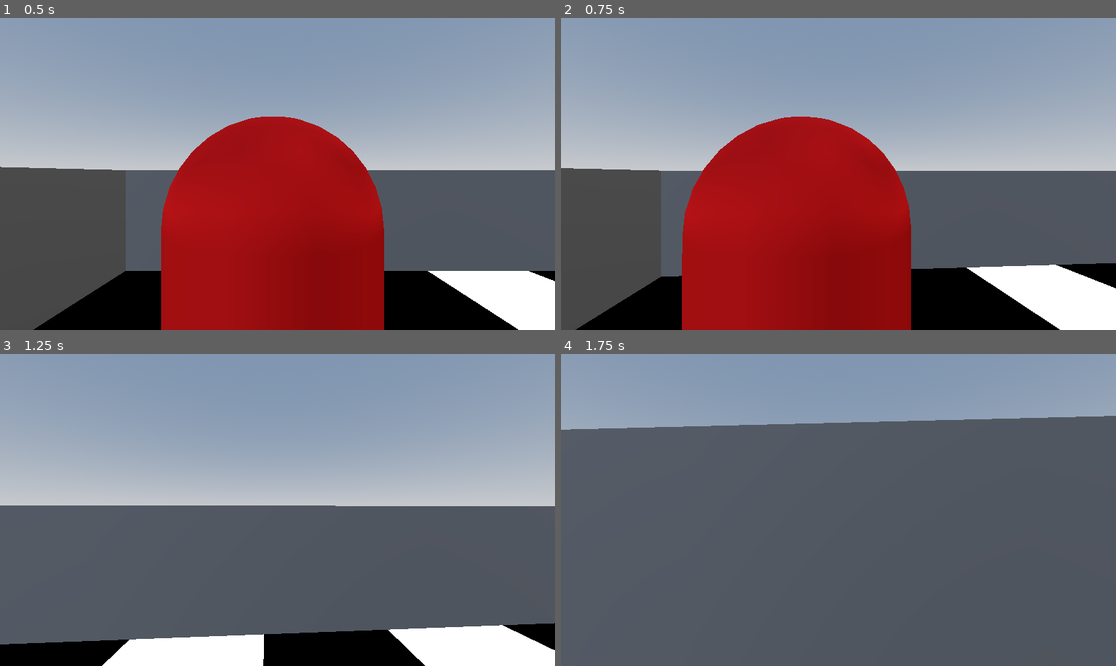
Above: before the commit, frames 1-4 (two rows, left to right).
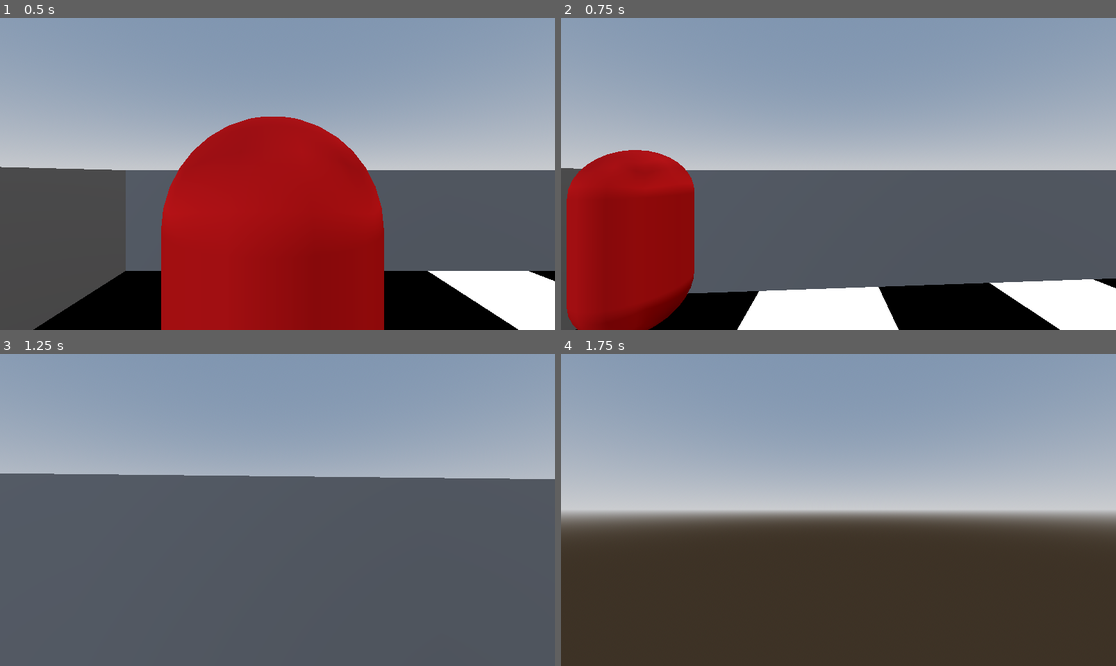
Above: after the commit, the same moments.

Repository: MarGamaDev/wolfenlike
Game: Godot game, scene res://game_manager.tscn
Same seed, same stepped clock (60 frames per second), same inputs: the game is played once before the commit and once after it. This scene is started directly instead of the project's main scene.
Inputs (mouse positions are in pixels of both pictures, inside the frame that each line leads up to):
- Up to frame 1 (0.5 s): no input
- Up to frame 2 (0.75 s): tap Enter at 0.5 s; move the mouse to (866, 174) at 0.52 s; hold W (player_forward) from 0.53 s (still down); tap Space (space) at 0.6 s
- Up to frame 3 (1.25 s): keep holding W (player_forward)
- Up to frame 4 (1.75 s): keep holding W (player_forward); move the mouse to (810, 510) at 1.27 s; click (810, 510) at 1.35 s; tap Space (space) at 1.55 s

Frame 1 is identical in both runs. In frame 2, 38% of the frame differs, in the area x 1-100%, y 31-100%; in frame 3, 20%; in frame 4, 77%, in the area x 0-100%, y 19-100%.

Commit message:
couple changes + death screen

Diff:
--- a/Enemies/enemy forms/enemy_pawn.gd
+++ b/Enemies/enemy forms/enemy_pawn.gd
@@ -5,10 +5,6 @@
 func _ready() -> void:
 	#super()
 	swipe_collider.process_mode = Node.PROCESS_MODE_DISABLED
-
-func initialize(set_player : Player):
-	super(set_player)
-	nav_agent = $NavigationAgent3D
 
 #returns the now occupied spaces
 func decide_next_move(player_position : Vector2, spaces_taken : Array[Vector2]) -> Array[Vector2]:
@@ -21,11 +17,11 @@
 		post_move_action_flag = true
 		return occupied_spaces
 	#update nav agent with player's position and setup path
-	nav_agent.set_target_position(player.global_position)
-	var next_nav_point : Vector3 = nav_agent.get_next_path_position()
-	var path = nav_agent.get_current_navigation_path()
+	#nav_agent.set_target_position(player.global_position)
+	#var next_nav_point : Vector3 = nav_agent.get_next_path_position()
+	#var path = nav_agent.get_current_navigation_path()
 	#get direction towards player from nav and normalize
-	var path_direction : Vector2 = get_nav_path_direction_to_player(path)
+	#var path_direction : Vector2 = get_nav_path_direction_to_player(path)
 	#find current distance to player and a distance checker
 	#var current_distance : float = find_distance_to_player(grid_position, player_position)
 	#find adjecent spaces without other enemies
@@ -33,10 +29,10 @@
 	#compare all possible moves (that aren't occupied) to this direction
 	if possible_moves.size() > 0:
 		#set variables to find closest possible move to path
-		var next_move = compare_to_nav_direction(possible_moves, path_direction)
+		#var next_move = compare_to_nav_direction(possible_moves, path_direction)
 		#print("moving into: ", next_move, " from ", grid_position)
-		occupied_spaces = update_occupied_spaces(occupied_spaces, grid_position, next_move)
-		grid_position = next_move
+		#occupied_spaces = update_occupied_spaces(occupied_spaces, grid_position, next_move)
+		#grid_position = next_move
 		##we only want the pawn to attack once it moves
 		post_move_action_flag = true
 	else:
--- a/Enemies/enemy.gd
+++ b/Enemies/enemy.gd
@@ -9,7 +9,6 @@
 @export var enemy_type : ENEMY_TYPE
 @export var damage : float
 var player : Player
-var nav_agent : NavigationAgent3D
 var last_position : Vector2 = Vector2.ZERO
 var post_move_action_flag : bool = false
 var health : int
@@ -27,14 +26,6 @@
 func decide_next_move(player_position : Vector2, spaces_taken : Array[Vector2]) -> Array[Vector2]:
 	return []
 
-func get_nav_path_direction_to_player(path : PackedVector3Array) -> Vector2:
-	var direction : Vector2 = Vector2.ZERO
-	if path.size() > 1:
-		var first_point : Vector2 = Vector2(path[0].x, path[0].z)
-		var second_point : Vector2 = Vector2(path[1].x, path[1].z)
-		direction = second_point - first_point
-	#direction = path[0] - path[1]
-	return direction.normalized()
 
 func update_occupied_spaces(spaces : Array[Vector2], old_pos : Vector2, new_pos : Vector2) -> Array[Vector2]:
 	if spaces.is_empty():
@@ -66,18 +57,3 @@
 	global_pos.z = (grid_pos.y * grid_size) + (grid_size / 2)
 	global_pos.x = (grid_pos.x * grid_size) + (grid_size / 2)
 	return global_pos
-
-
-#probably don't want this anymore
-##this assumes the possible moves are all valid
-func compare_to_nav_direction(possible_moves : Array[Vector2], path_direction : Vector2) -> Vector2:
-	#print("path direction: ", path_direction)
-	var next_move : Vector2 = grid_position
-	var closest_direction_to_path : float = -2.0
-	for move : Vector2 in possible_moves:
-		var move_direction : Vector2 = move - grid_position
-		var direction_angle_difference : float = path_direction.dot(move.normalized())
-		if (direction_angle_difference > closest_direction_to_path):
-			closest_direction_to_path = direction_angle_difference
-			next_move = move
-	return next_move
--- a/Enemies/enemy_manager.gd
+++ b/Enemies/enemy_manager.gd
@@ -25,8 +25,8 @@
 func _process(delta: float) -> void:
 	##for testing
 	if Input.is_action_just_pressed("space"):
-		align_enemies()
-		print(find_player_grid_position())
+		on_enemy_turn()
+		#print(find_player_grid_position())
 
 ##could be used when enemies are added/removed?
 func update_enemy_array():
--- a/Player/player.gd
+++ b/Player/player.gd
@@ -1,6 +1,7 @@
 class_name Player extends CharacterBody3D
 
 signal on_pause_pressed
+signal on_player_death
 
 const SPEED = 3.0
 const JUMP_VELOCITY = 4.5
@@ -47,10 +48,10 @@
 		current_form.end_move_ability()
 	if Input.is_action_just_pressed("pause"):
 		on_pause_pressed.emit()
-		Input.set_mouse_mode(Input.MOUSE_MODE_VISIBLE)
 		get_tree().paused = true
 	if Input.is_action_just_pressed("space"):
-		consume_soul(11)
+		pass
+		#on_player_death.emit()
 
 func _physics_process(delta: float) -> void:
 	var input_dir := Input.get_vector("player_left","player_right","player_forward","player_backward")
--- /dev/null
+++ b/UI/death_screen.gd
@@ -0,0 +1,10 @@
+extends Control
+
+func _on_player_death() -> void:
+	show()
+	Input.set_mouse_mode(Input.MOUSE_MODE_VISIBLE)
+	get_tree().paused = true
+
+func _on_return_to_menu_button_pressed() -> void:
+	get_tree().change_scene_to_file("res://UI/main_menu.tscn")
+	pass # Replace with function body.
--- /dev/null
+++ b/UI/death_screen.tscn
@@ -0,0 +1,57 @@
+[gd_scene format=3 uid="uid://dpigp2be1owrg"]
+
+[ext_resource type="Script" uid="uid://cym1ub2sw3s6l" path="res://UI/death_screen.gd" id="1_ls05l"]
+
+[node name="DeathScreen" type="Control" unique_id=187959104]
+process_mode = 3
+visible = false
+layout_mode = 3
+anchors_preset = 15
+anchor_right = 1.0
+anchor_bottom = 1.0
+grow_horizontal = 2
+grow_vertical = 2
+script = ExtResource("1_ls05l")
+
+[node name="ColorRect" type="ColorRect" parent="." unique_id=777527557]
+layout_mode = 1
+anchors_preset = 15
+anchor_right = 1.0
+anchor_bottom = 1.0
+grow_horizontal = 2
+grow_vertical = 2
+color = Color(1, 1, 1, 0.5411765)
+
+[node name="Label" type="Label" parent="." unique_id=1051447548]
+layout_mode = 1
+anchors_preset = 8
+anchor_left = 0.5
+anchor_top = 0.5
+anchor_right = 0.5
+anchor_bottom = 0.5
+offset_left = -63.0
+offset_top = -26.0
+offset_right = 63.0
+offset_bottom = 26.0
+grow_horizontal = 2
+grow_vertical = 2
+text = "u ded"
+horizontal_alignment = 1
+vertical_alignment = 1
+
+[node name="ReturnToMenuButton" type="Button" parent="." unique_id=1238371608]
+layout_mode = 1
+anchors_preset = 7
+anchor_left = 0.5
+anchor_top = 1.0
+anchor_right = 0.5
+anchor_bottom = 1.0
+offset_left = -57.0
+offset_top = -179.0
+offset_right = 57.0
+offset_bottom = -148.0
+grow_horizontal = 2
+grow_vertical = 0
+text = "back to menu"
+
+[connection signal="pressed" from="ReturnToMenuButton" to="." method="_on_return_to_menu_button_pressed"]
--- a/UI/pause_menu.gd
+++ b/UI/pause_menu.gd
@@ -2,6 +2,7 @@
 
 
 func on_game_paused() -> void:
+	Input.set_mouse_mode(Input.MOUSE_MODE_VISIBLE)
 	show()
 
 
--- a/game_manager.tscn
+++ b/game_manager.tscn
@@ -6,6 +6,7 @@
 [ext_resource type="PackedScene" uid="uid://1bildu1y17ot" path="res://Player/player.tscn" id="3_vk86k"]
 [ext_resource type="PackedScene" uid="uid://k0cst8r2vlvq" path="res://Enemies/enemy_manager.tscn" id="4_shwjl"]
 [ext_resource type="PackedScene" uid="uid://b5tmrj1g7fct8" path="res://UI/pause_menu.tscn" id="5_vk86k"]
+[ext_resource type="PackedScene" uid="uid://dpigp2be1owrg" path="res://UI/death_screen.tscn" id="7_eakoi"]
 
 [sub_resource type="ProceduralSkyMaterial" id="ProceduralSkyMaterial_shwjl"]
 sky_horizon_color = Color(0.66224277, 0.6717428, 0.6867428, 1)
@@ -42,4 +43,7 @@
 transform = Transform3D(1, 0, 0, 0, 1, 0, 0, 0, 1, 0.9626224, 0.60943246, 2.4112248)
 grid_position = Vector2(1, 1)
 
+[node name="DeathScreen" parent="." unique_id=187959104 instance=ExtResource("7_eakoi")]
+
 [connection signal="on_pause_pressed" from="Player" to="." method="_on_pause_pressed"]
+[connection signal="on_player_death" from="Player" to="DeathScreen" method="_on_player_death"]
--- a/testing stuff/level.gd
+++ b/testing stuff/level.gd
@@ -85,4 +85,4 @@
 				neighbour.cost_to_move_here = 3000
 			else:
 				#there is nothing in the way
-				neighbour.cost_to_move_here = 0
+				neighbour.cost_to_move_here = 1
Not shown, added: UI/death_screen.gd.uid
